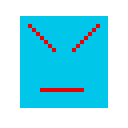
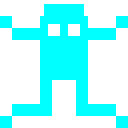
Before/after of a 128 x 128 layered artwork. What changed in the layer stack:
added layer "Layer" above "hellground" over [0, 4, 128, 128]
hid "hellground" over [20, 16, 108, 108]
